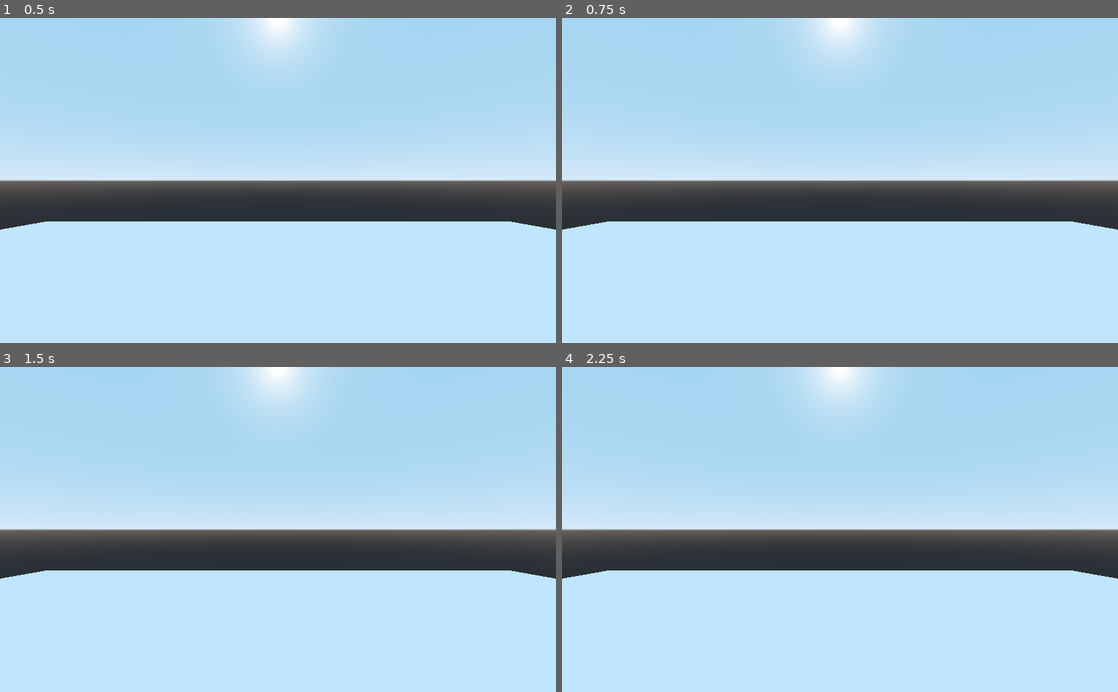
Above: before the commit, frames 1-4 (two rows, left to right).
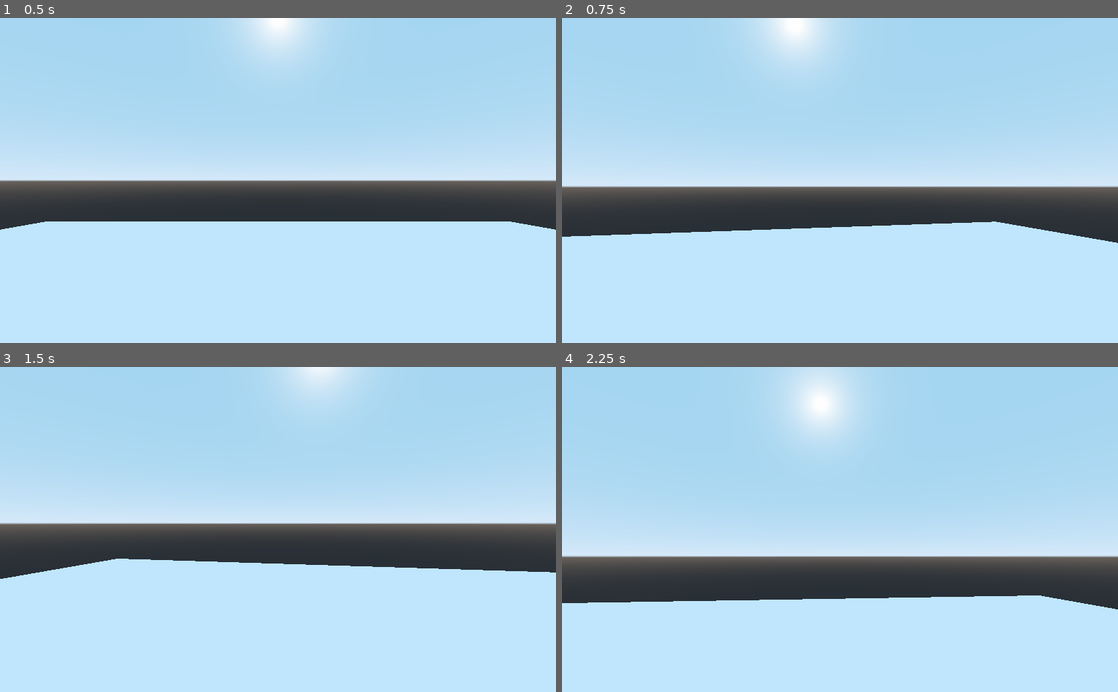
Above: after the commit, the same moments.

Repository: alizardguy/Godot-3D-test-game
Game: Godot game, scene res://Scenes/debugScene.tscn
Two runs of this game, one before a commit and one after it. Both use one fixed random seed, a clock stepped at 60 frames per second and the inputs below.
Inputs (mouse positions are in pixels of both pictures, inside the frame that each line leads up to):
- Up to frame 1 (0.5 s): no input
- Up to frame 2 (0.75 s): tap Enter at 0.5 s; move the mouse to (962, 164) at 0.52 s
- Up to frame 3 (1.5 s): tap Space at 1.25 s; move the mouse to (166, 545) at 1.27 s
- Up to frame 4 (2.25 s): tap Enter at 2 s; move the mouse to (895, 458) at 2.02 s

Frame 1 is identical in both runs. In frame 2, 6.8% of the frame differs, in the area x 0-100%, y 0-70%; in frame 3, 5.2%; in frame 4, 22%, in the area x 0-100%, y 0-75%.

Commit message:
Generic head movement script
It is a player controller of all time

Diff:
--- a/src/Prefabs/Player/Avatar.gd
+++ b/src/Prefabs/Player/Avatar.gd
@@ -1,16 +1,32 @@
 extends KinematicBody
 
+### vars
+# player move vars
+var speed = 7;
+var acceleration = 20;
+var gravity = 9.8;
+var jump = 5;
 
-# Declare member variables here. Examples:
-# var a = 2
-# var b = "text"
+# input setting vars
+var mouse_sensitivity = 0.05;
 
+# storage of vectors
+var direction = Vector3();
+var velocity = Vector3();
+var fall = Vector3();
+
+#refs
+var head = null;
 
 # Called when the node enters the scene tree for the first time.
 func _ready():
-	pass # Replace with function body.
+	# link slots
+	head = $head
+	#hides the cursor
+	Input.set_mouse_mode(Input.MOUSE_MODE_CAPTURED)
 
-
-# Called every frame. 'delta' is the elapsed time since the previous frame.
-#func _process(delta):
-#	pass
+func _input(event):
+	if event is InputEventMouseMotion:
+		rotate_y(deg2rad(-event.relative.x * mouse_sensitivity))
+		head.rotate_x(deg2rad(-event.relative.y * mouse_sensitivity))
+		head.rotation.x = clamp(head.rotation.x, deg2rad(-89), deg2rad(89))
--- a/src/Prefabs/Player/Player.tscn
+++ b/src/Prefabs/Player/Player.tscn
@@ -19,7 +19,7 @@
 transform = Transform( 1, 0, 0, 0, -4.37114e-08, -1, 0, 1, -4.37114e-08, 0, 0, 0 )
 shape = SubResource( 2 )
 
-[node name="neck" type="Spatial" parent="."]
+[node name="head" type="Spatial" parent="."]
 transform = Transform( 1, 0, 0, 0, 1, 0, 0, 0, 1, 0, 0.657014, 0 )
 
-[node name="Camera" type="Camera" parent="neck"]
+[node name="Camera" type="Camera" parent="head"]
